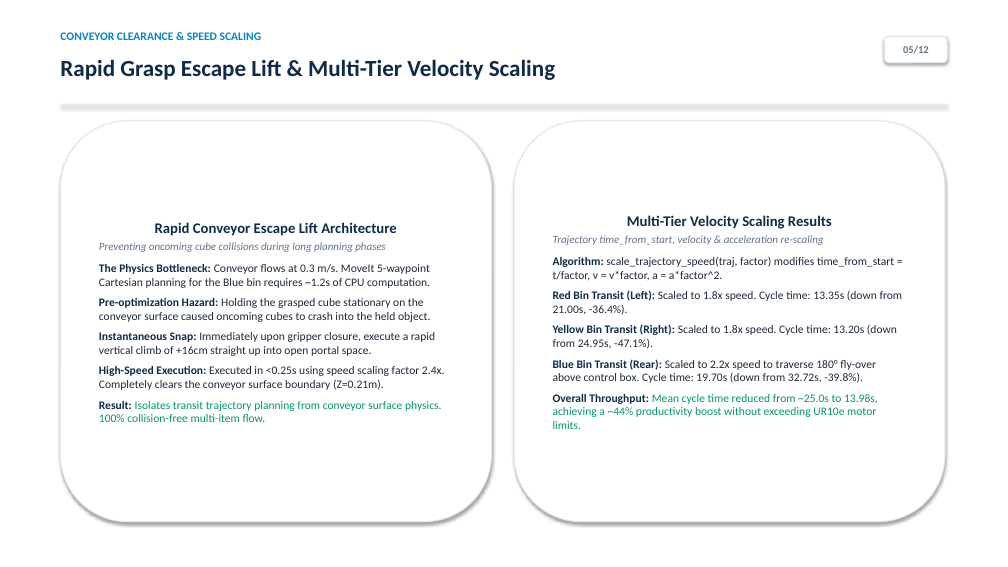
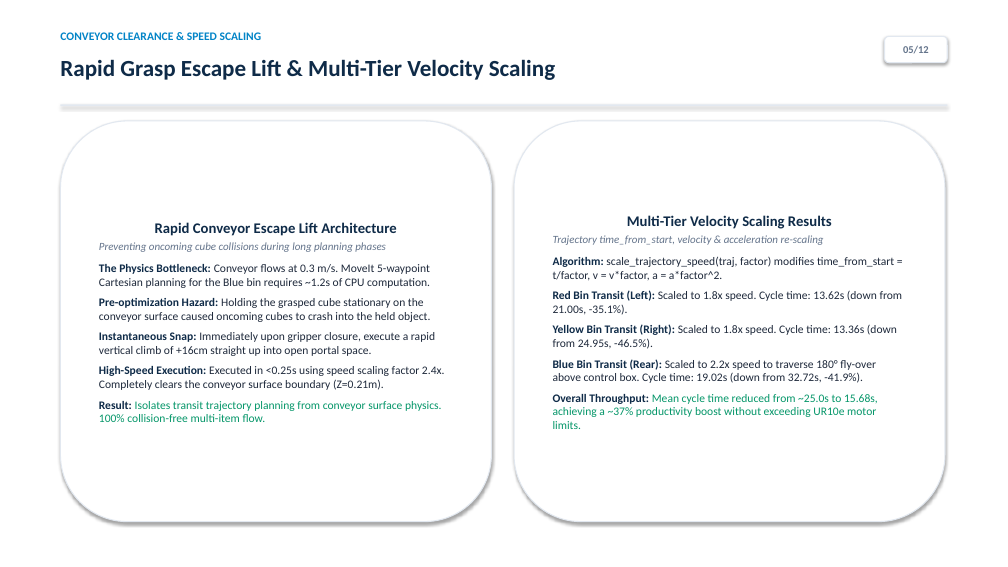
Before and after one commit to lnkduyy/VGU26-Project-UC8, a slide deck: slide 5 of docs/week07/UC8_Week07_Presentation.pptx. Drawn at 1008x567 pixels with LibreOffice and Linux fonts; fonts in the diff are those of the drawing. Boxes give left, top, right and bottom in pixels: in the first picture for what was removed or moved away, otherwise in the second. Text is boxed around its words. In the diff, an @@ line names an element or a change of style, - is before the commit and + after.

```diff
--- a/docs/week07/UC8_Week07_Presentation.pptx
+++ b/docs/week07/UC8_Week07_Presentation.pptx
@@ text in rounded rectangle at (553, 290, 903, 429): text changed @@
-Red Bin Transit (Left): Scaled to 1.8x speed. Cycle time: 13.35s (down from 21.00s, -36.4%).
-Yellow Bin Transit (Right): Scaled to 1.8x speed. Cycle time: 13.20s (down from 24.95s, -47.1%).
-Blue Bin Transit (Rear): Scaled to 2.2x speed to traverse 180° fly-over above control box. Cycle time: 19.70s (down from 32.72s, -39.8%).
-Overall Throughput: Mean cycle time reduced from ~25.0s to 13.98s, achieving a ~44% productivity boost without exceeding UR10e motor limits.
+Red Bin Transit (Left): Scaled to 1.8x speed. Cycle time: 13.62s (down from 21.00s, -35.1%).
+Yellow Bin Transit (Right): Scaled to 1.8x speed. Cycle time: 13.36s (down from 24.95s, -46.5%).
+Blue Bin Transit (Rear): Scaled to 2.2x speed to traverse 180° fly-over above control box. Cycle time: 19.02s (down from 32.72s, -41.9%).
+Overall Throughput: Mean cycle time reduced from ~25.0s to 15.68s, achieving a ~37% productivity boost without exceeding UR10e motor limits.
```
Also in this commit, not shown: 9 other slides changed, 1 slide added, 1 slide removed, 10 other files.
